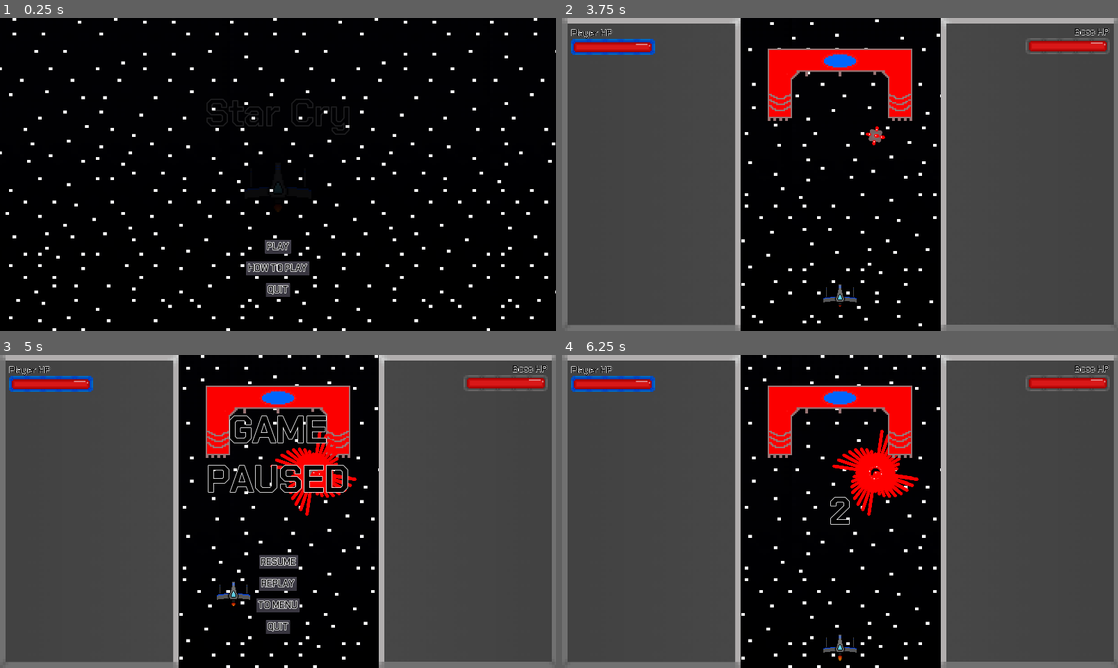
Above: before the commit, frames 1-4 (two rows, left to right).
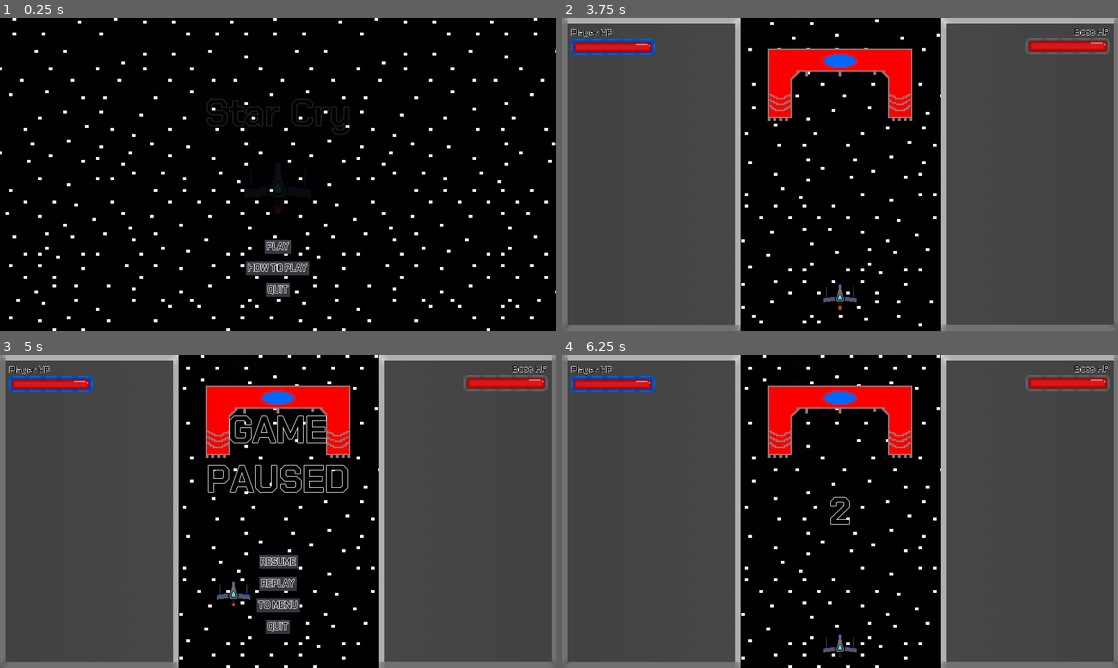
Above: after the commit, the same moments.

Repository: Cecilist/Final-BossFightBulletShooter
Game: Godot game, scene res://Menu/MainMenu.tscn
Same seed, same stepped clock (60 frames per second), same inputs: the game is played once before the commit and once after it.
Inputs:
- Up to frame 1 (0.25 s): no input
- Up to frame 2 (3.75 s): click "PLAY" at 0.5 s; tap Enter (play_game) at 1.25, 2.1, 3.5 s; hold D (move_right) 1.28-2.03 s; hold E (fire_rate_ability, bound only after the commit) 1.28-2.03 s; tap Space (shoot) at 2 s; hold S (move_down) 2.03-2.78 s; tap E (fire_rate_ability, bound only after the commit) at 2.3, 3.05 s; hold D (move_right) 2.78-3.53 s; hold Space (shoot) 2.78-3.53 s; hold W (move_up) from 3.53 s (still down); tap Tab (to_next_screen) at 3.6 s
- Up to frame 3 (5 s): tap E (fire_rate_ability, bound only after the commit) at 3.8 s; release W (move_up) at 4.28 s; hold A (move_left) from 4.28 s (still down); hold E (fire_rate_ability, bound only after the commit) from 4.28 s (still down); tap Escape (pause) at 4.9 s
- Up to frame 4 (6.25 s): release A (move_left) at 5 s; release E (fire_rate_ability, bound only after the commit) at 5 s; click "REPLAY" at 5 s; tap Space (shoot) at 5.75 s; hold A (move_left) from 5.78 s (still down); tap E (fire_rate_ability, bound only after the commit) at 5.85 s

The runs differ from the first frame. In frame 2, 0.1% of the frame differs, in the area x 49-59%, y 34-94%; in frame 3, 1.1%; in frame 4, 1.5%, in the area x 48-65%, y 23-98%.

Commit message:
Add double fire rate ability

Diff:
--- a/project/Boss/Boss.tscn
+++ b/project/Boss/Boss.tscn
@@ -29,7 +29,7 @@
 one_shot = true
 
 [node name="PatternSwitcher" type="Timer" parent="."]
-wait_time = 0.01
+wait_time = 20.0
 
 [node name="SpinnerSpawn3" type="Position2D" parent="."]
 position = Vector2( -8.07416, 178.976 )
--- a/project/Level/Level.gd
+++ b/project/Level/Level.gd
@@ -149,7 +149,8 @@
 # Reloads the level
 func _on_ReplayButton_pressed():
 	if won_game == true || game_over == true:
-		var _ignored = get_tree().change_scene("res:///Level/Level.tscn")
+		queue_free()
+		var _ignored = get_tree().reload_current_scene()
 
 
 # Returns to the menu
--- a/project/Menu/MainMenu.tscn
+++ b/project/Menu/MainMenu.tscn
@@ -94,7 +94,7 @@
 scale = Vector2( 0.5, 0.5 )
 frames = SubResource( 2 )
 animation = "flying"
-frame = 2
+frame = 1
 playing = true
 
 [node name="PlayButton" type="Button" parent="."]
--- a/project/Player/Player.gd
+++ b/project/Player/Player.gd
@@ -14,6 +14,7 @@
 var _remaining_player_health = player_health
 var _player_invulnerable = false
 var _player_can_shoot = true
+var _fire_rate_ability_ready = true
 
 
 func _physics_process(_delta):
@@ -43,6 +44,9 @@
 		if Input.is_action_pressed("shoot"):
 			if _player_can_shoot == true:
 				shoot();
+		if Input.is_action_pressed("fire_rate_ability"):
+			if _fire_rate_ability_ready == true:
+				_fire_rate_ability()
 
 	# If the game is paused, stops playing the sprite's animation
 	if ship_paused == true:
@@ -72,6 +76,10 @@
 	$PlayerShotTimer.start()
 
 
+func _fire_rate_ability():
+	$PlayerShotTimer.wait_time = 0.2
+	$FireRateTimer.start()
+
 # Reduces the player's health if they are hit
 #  and removes the bullets that hit them
 func _on_Hitbox_area_entered(area):
@@ -94,3 +102,12 @@
 #  when the player holds the shoot key
 func _on_PlayerShotTimer_timeout():
 	_player_can_shoot = true
+
+
+func _on_FireRateTimer_timeout():
+	$PlayerShotTimer.wait_time = 0.4
+	_fire_rate_ability_ready = false
+
+
+func _on_FireRateCooldownTimer_timeout():
+	_fire_rate_ability_ready = true
--- a/project/Player/Player.tscn
+++ b/project/Player/Player.tscn
@@ -42,7 +42,6 @@
 [node name="ExhaustSprite" type="AnimatedSprite" parent="."]
 frames = SubResource( 1 )
 animation = "flying"
-frame = 2
 playing = true
 
 [node name="ShipSprite" type="AnimatedSprite" parent="."]
@@ -72,6 +71,14 @@
 wait_time = 0.4
 one_shot = true
 
+[node name="FireRateTimer" type="Timer" parent="."]
+wait_time = 5.0
+one_shot = true
+
+[node name="FireRateCooldownTimer" type="Timer" parent="."]
+wait_time = 10.0
+one_shot = true
+
 [node name="PlayerShootingSound" type="AudioStreamPlayer2D" parent="."]
 stream = ExtResource( 8 )
 volume_db = -15.0
@@ -79,3 +86,5 @@
 [connection signal="area_entered" from="Hitbox" to="." method="_on_Hitbox_area_entered"]
 [connection signal="timeout" from="InvulnerabilityTimer" to="." method="_on_InvulnerabilityTimer_timeout"]
 [connection signal="timeout" from="PlayerShotTimer" to="." method="_on_PlayerShotTimer_timeout"]
+[connection signal="timeout" from="FireRateTimer" to="." method="_on_FireRateTimer_timeout"]
+[connection signal="timeout" from="FireRateCooldownTimer" to="." method="_on_FireRateCooldownTimer_timeout"]
--- a/project/project.godot
+++ b/project/project.godot
@@ -14,7 +14,7 @@
 "language": "GDScript",
 "path": "res://Boss/Boss.gd"
 }, {
-"base": "Area2D",
+"base": "Reference",
 "class": "BossBullet",
 "language": "GDScript",
 "path": "res://Boss/BossBullet.gd"
@@ -39,7 +39,7 @@
 "language": "GDScript",
 "path": "res://Player/Player.gd"
 }, {
-"base": "Area2D",
+"base": "Reference",
 "class": "PlayerBullet",
 "language": "GDScript",
 "path": "res://Player/PlayerBullet.gd"
@@ -133,6 +133,11 @@
 "events": [ Object(InputEventKey,"resource_local_to_scene":false,"resource_name":"","device":0,"alt":false,"shift":false,"control":false,"meta":false,"command":false,"pressed":false,"scancode":32,"unicode":0,"echo":false,"script":null)
  ]
 }
+fire_rate_ability={
+"deadzone": 0.5,
+"events": [ Object(InputEventKey,"resource_local_to_scene":false,"resource_name":"","device":0,"alt":false,"shift":false,"control":false,"meta":false,"command":false,"pressed":false,"scancode":69,"unicode":0,"echo":false,"script":null)
+ ]
+}
 
 [physics]
 
